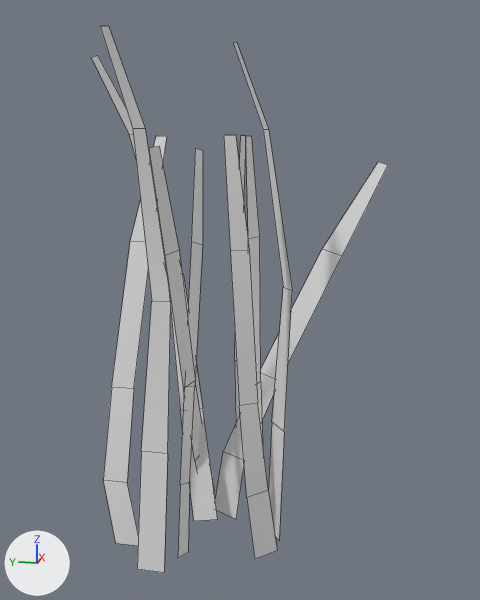
What one commit did to the FBX model Assets/Models/Herbe/Herbe_Maureen_4.fbx.
Both versions are drawn from a camera (50 mm lens) standing at (-0.345, 0.977, 0.22) and looking at (-0.01, 1.043, 0.137). Lighting does not change. The marker at lower left points along +X, +Y and +Z. Mesh edges are drawn as thin lines. Where no turn or scale is listed for an object, it has been applied to the vertices.

The first picture shows 'Grandes_Herbes_1_1'.
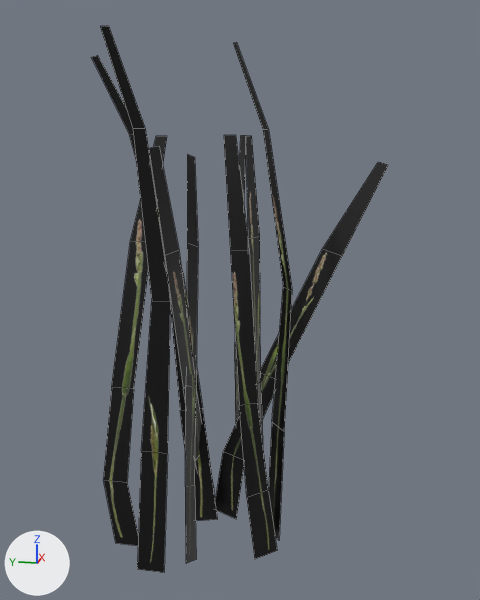
Boxes (x1, y1, x2, y2) around the edits, measured in the pictures (480 x 600 px; the box of a moved part takes in the faces that stretch with it):
```json
{"object": "Grandes_Herbes_1_1", "change": "surface changed, reshaped", "before": [92, 26, 388, 573], "after": [92, 26, 388, 573], "on screen": "grey to black"}
{"part": 1, "of": "me_mesh", "change": "moved or reshaped", "before": [178, 148, 203, 558], "after": [185, 154, 198, 563]}
```

Scene script edits in JSON lines:
```json
{"op": "add", "block": "img_texture_herbe_4_png", "code": ["img_texture_herbe_4_png = load_image('texture_herbe_4.png', '../../Materials/Herbe_Material/texture_herbe_4.png', 1024, 1024, 'sRGB')"]}
{"op": "add", "block": "mat_mat_5", "code": "n2 = _N.new('ShaderNodeTexImage'); n2.name = 'Image Texture'"}
{"op": "add", "block": "mat_mat_5", "code": "n2.image = img_texture_herbe_4_png"}
{"op": "add", "block": "mat_mat_5", "code": "n3 = _N.new('ShaderNodeUVMap'); n3.name = 'UV Map'"}
{"op": "add", "block": "mat_mat_5", "code": "n4 = _N.new('ShaderNodeMapping'); n4.name = 'Mapping'"}
{"op": "add", "block": "mat_mat_5", "code": "n4.vector_type = 'TEXTURE'"}
{"op": "add", "block": "mat_mat_5", "code": "n4.inputs[1].default_value = (0.0, -1.0, 0.0)  # 'Location'"}
{"block": "mat_mat_5", "where": "n0 = _N.new('ShaderNodeBsdfPrincipled'); n0.name = 'Principled BSDF'"}
{"op": "add", "block": "mat_mat_5", "code": "_L.new(n3.outputs[0], n4.inputs[0])  # 'UV' to 'Vector'"}
{"op": "add", "block": "mat_mat_5", "code": "_L.new(n4.outputs[0], n2.inputs[0])  # 'Vector' to 'Vector'"}
{"op": "add", "block": "mat_mat_5", "code": "_L.new(n2.outputs[0], n0.inputs[0])  # 'Color' to 'Base Color'"}
{"block": "me_mesh", "where": "me_mesh.from_pydata(...)  # 100 vertices, 40 faces; spans x -0.074..0.045, y -0.119..0.034, z -0.006..0.264"}
{"block": "me_mesh", "where": "# used by ob_grandes_herbes_1_1; location = (0.0014, 1.0889, -0.0005)"}
{"block": "me_mesh", "change": "me_mesh part 1: the loose piece of 10 vertices spanning x -0.042..0.03, y -0.019..-0.012, z -0.006..0.215 is multiplied about its middle by the matrix ((0.996, -0.018, 0.086), (0.013, 0.998, 0.062), (-0.086, -0.06, 0.994))"}
```
